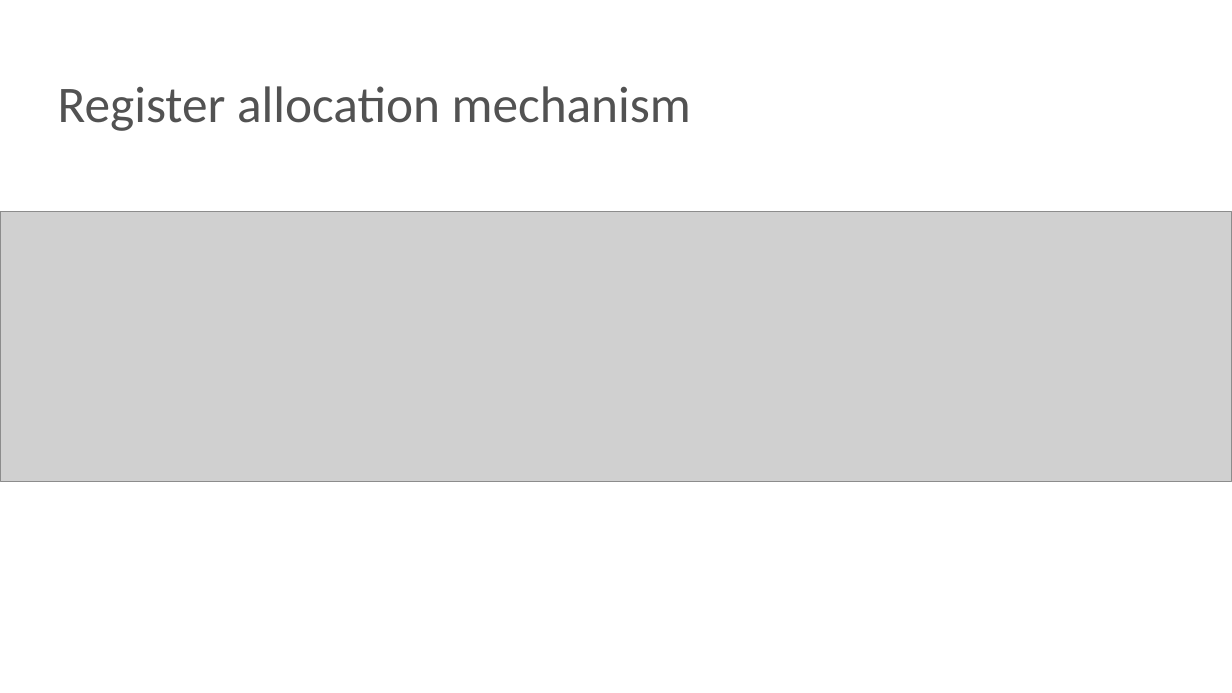
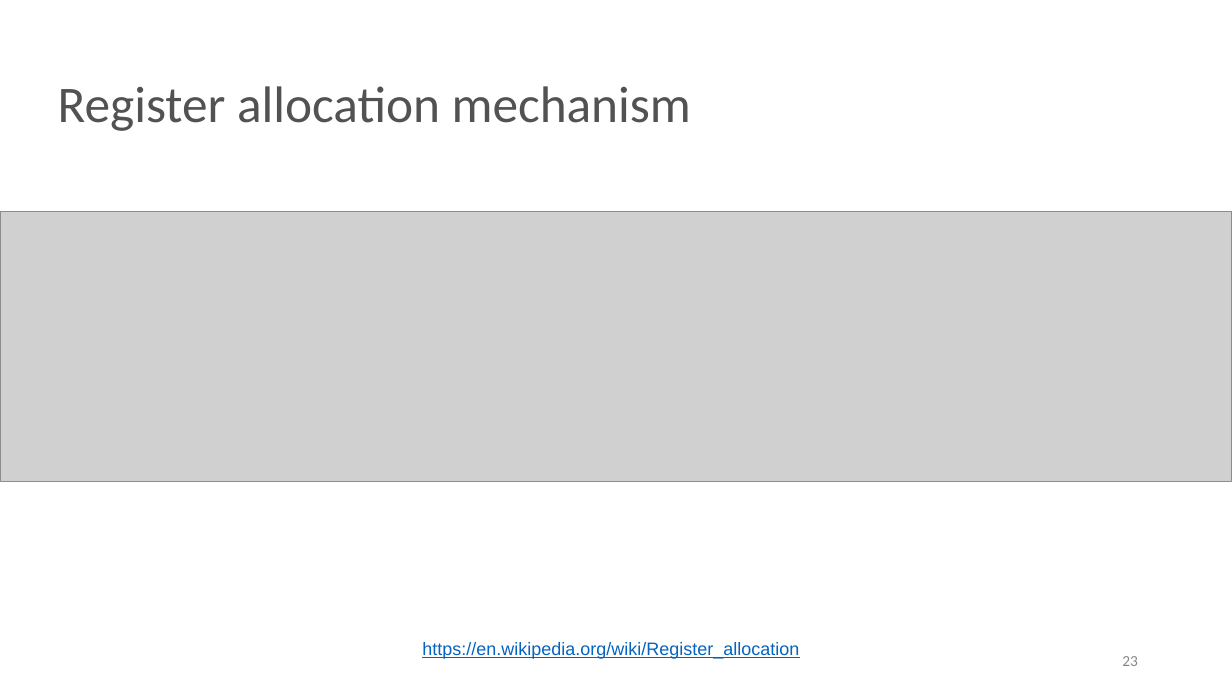
Before and after one commit to NN-complr-tech/Complr-course-lectures, a slide deck: slide 23 of 08-Backends-1.pptx (slide 17 before the commit). Drawn at 1232x693 pixels with LibreOffice and Linux fonts; fonts in the diff are those of the drawing; grey boxes stand for pictures. Boxes give left, top, right and bottom in pixels: in the first picture for what was removed or moved away, otherwise in the second. Text is boxed around its words. In the diff, an @@ line names an element or a change of style, - is before the commit and + after.

```diff
--- a/08-Backends-1.pptx
+++ b/08-Backends-1.pptx
@@ text added at <box>422,642,799,659</box>, 14 pt, text #0563C1, underline @@
+https://en.wikipedia.org/wiki/Register_allocation
@@ page number added at <box>1122,656,1138,666</box>, 12 pt, text #888888 @@
+23
```
Also in this commit, not shown: 28 other slides changed, 9 slides added, 1 slide removed.
